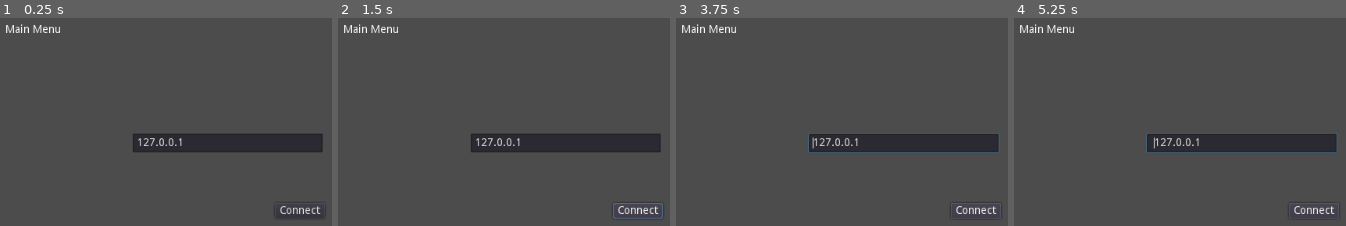
Above: before the commit, frames 1-4 (left to right).
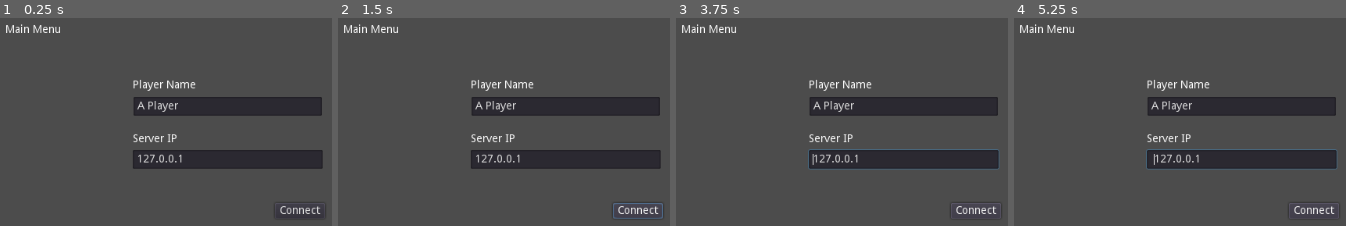
Above: after the commit, the same moments.

Repository: Wavesonics/GodotClientServer
Game: Godot game, scene res://entry/Entry.tscn
Same seed, same stepped clock (60 frames per second), same inputs: the game is played once before the commit and once after it.
Inputs:
- Up to frame 1 (0.25 s): no input
- Up to frame 2 (1.5 s): click "Connect" at 0.5 s; hold Right (ui_right) from 1.28 s (still down)
- Up to frame 3 (3.75 s): release Right (ui_right) at 2.03 s; hold Down (ui_down) 2.03-2.78 s; hold Right (ui_right) 2.78-3.53 s; hold Up (ui_up) from 3.53 s (still down)
- Up to frame 4 (5.25 s): tap Enter at 4.25 s; release Up (ui_up) at 4.28 s; hold Left (ui_left) from 4.28 s (still down); tap Space at 5 s

The runs differ from the first frame. In frame 1, 14% of the frame differs, in the area x 40-98%, y 29-73%; in frame 2, 14%; in frame 3, 15%; in frame 4, 15%, in the area x 39-98%, y 29-74%.

Commit message:
Hooray, things are working!
Players are moving in game

Diff:
--- a/client/game/ClientGame.gd
+++ b/client/game/ClientGame.gd
@@ -2,3 +2,7 @@
 
 func _ready():
 	pass
+
+remotesync func on_pre_configure_complete():
+	print("All clients are configured. Starting the game.")
+	get_tree().paused = false
--- a/client/lobby/ClientLobby.gd
+++ b/client/lobby/ClientLobby.gd
@@ -2,6 +2,8 @@
 
 func _ready():
 	ClientNetwork.connect("start_game", self, "on_start_game")
+
+	ServerNetwork.register_self(get_tree().get_network_unique_id(), ClientNetwork.localPlayerName)
 
 func _on_StartButton_pressed():
 	ClientNetwork.start_game()
--- a/client/main_menu/MainMenu.gd
+++ b/client/main_menu/MainMenu.gd
@@ -6,12 +6,11 @@
 
 func _on_ConnectButton_pressed():
 	var ip := $ServerIpLabel/ServerIp.text as String
-	connect_to_server(ip)
+	var playerName := $PlayerNameLabel/PlayerName.text as String
+	connect_to_server(playerName, ip)
 
 
-func connect_to_server(serverIp: String):
-	var playerName = "Client Guy"
-
+func connect_to_server(playerName: String, serverIp: String):
 	ClientNetwork.join_game(serverIp, playerName)
 
 
--- a/client/main_menu/MainMenu.tscn
+++ b/client/main_menu/MainMenu.tscn
@@ -17,6 +17,23 @@
 margin_bottom = 53.0
 text = "Main Menu"
 
+[node name="PlayerNameLabel" type="Label" parent="."]
+margin_left = 193.0
+margin_top = 110.0
+margin_right = 265.0
+margin_bottom = 124.0
+text = "Player Name"
+
+[node name="PlayerName" type="LineEdit" parent="PlayerNameLabel"]
+margin_left = 1.0
+margin_top = 22.0
+margin_right = 242.0
+margin_bottom = 46.0
+text = "A Player"
+__meta__ = {
+"_edit_use_anchors_": false
+}
+
 [node name="ServerIpLabel" type="Label" parent="."]
 margin_left = 193.0
 margin_top = 179.0
@@ -28,8 +45,9 @@
 }
 
 [node name="ServerIp" type="LineEdit" parent="ServerIpLabel"]
+margin_top = 21.0
 margin_right = 243.0
-margin_bottom = 24.0
+margin_bottom = 45.0
 text = "127.0.0.1"
 __meta__ = {
 "_edit_use_anchors_": false
--- a/common/game/Game.gd
+++ b/common/game/Game.gd
@@ -9,9 +9,15 @@
 
 func pre_configure():
 	var order := 0
+	var sortedPlayers = []
 	for playerId in GameData.players:
+		sortedPlayers.push_back(playerId)
+
+	sortedPlayers.sort()
+
+	for playerId in sortedPlayers:
 		spawn_player(playerId, order)
-		++order
+		order += 1
 
 	if not get_tree().is_network_server():
 		# Report that this client is done
@@ -19,8 +25,8 @@
 
 func spawn_player(playerId, order):
 	print("Creating player game object")
+
 	var player = GameData.players[playerId]
-
 	var playerName = player[GameData.PLAYER_NAME]
 
 	var scene = preload("res://common/game/Player.tscn")
@@ -29,9 +35,10 @@
 	node.set_network_master(playerId)
 	node.set_name(str(playerId))
 
-	node.position.x = 100 * order
+	node.position.x = 100 * (order + 1)
 	node.position.y = 100
-	node.set_player_name(playerName)
+
+	node.get_node("NameLabel").text = playerName
 
 	add_child(node)
 
--- a/common/game/Game.tscn
+++ b/common/game/Game.tscn
@@ -2,6 +2,5 @@
 
 [ext_resource path="res://common/game/Game.gd" type="Script" id=1]
 
-
 [node name="Game" type="Node2D"]
 script = ExtResource( 1 )
--- a/common/game/Player.gd
+++ b/common/game/Player.gd
@@ -1,9 +1,9 @@
 extends KinematicBody2D
 
-const SPEED := 1.0
+const SPEED := 50.0
 
-puppet func network_update(position: Vector2):
-	self.position = position
+puppet func network_update(networkPosition: Vector2):
+	self.position = networkPosition
 
 func _physics_process(delta):
 	if is_network_master():
--- a/networking/ClientNetwork.gd
+++ b/networking/ClientNetwork.gd
@@ -20,19 +20,14 @@
 	else:
 		return false
 
+
 func on_connected_to_server():
 	print("Connected to server.")
-	var playerId = get_tree().get_network_unique_id()
 
-	ServerNetwork.register_self(playerId, self.localPlayerName)
-	#
-	#self.broadcast_register_player(playerId, playerName)
-
-func broadcast_register_player(playerId: int, playerName: String):
-	rpc("on_register_player", playerId, playerName)
 
 func register_player(recipientId: int, playerId: int, playerName: String):
 	rpc_id(recipientId, "on_register_player", playerId, playerName)
+
 
 remote func on_register_player(playerId: int, playerName: String):
 	print(playerName)
@@ -41,8 +36,10 @@
 	emit_signal("create_player", playerId)
 	print("Total players: %d" % GameData.players.size())
 
+
 func start_game():
 	rpc("on_start_game")
 
+
 remotesync func on_start_game():
 	emit_signal("start_game")
--- a/networking/ServerNetwork.gd
+++ b/networking/ServerNetwork.gd
@@ -5,21 +5,26 @@
 func _player_connected(id):
 	print("Player connected: " + str(id))
 
-	# Catch the new player up on who is already here
-	for playerId in GameData.players:
-		if playerId != id:
-			var player = GameData.players[playerId]
-			ClientNetwork.register_player(id, playerId, player.name)
 
 # Called by clients when they connect
-func register_self(playerId, playerName):
+func register_self(playerId: int, playerName: String):
 	rpc_id(SERVER_ID, "on_register_self", playerId, playerName)
 
+
 remote func on_register_self(playerId, playerName):
+	# Register this client with the server
 	ClientNetwork.on_register_player(playerId, playerName)
 
+	# Register the new player with all existing clients
 	for curPlayerId in GameData.players:
 		ClientNetwork.register_player(curPlayerId, playerId, playerName)
+
+	# Catch the new player up on who is already here
+	for curPlayerId in GameData.players:
+		if curPlayerId != playerId:
+			var player = GameData.players[curPlayerId]
+			ClientNetwork.register_player(playerId, curPlayerId, player.name)
+
 
 func host_game() -> bool:
 	var peer = NetworkedMultiplayerENet.new()
--- a/server/game/ServerGame.gd
+++ b/server/game/ServerGame.gd
@@ -1,6 +1,6 @@
 extends "res://common/game/Game.gd"
 
-var unreadyPlayers = Dictionary()
+var unreadyPlayers := {}
 
 func _ready():
 	for playerId in GameData.players:
Not shown, added: .gitignore
Not shown, changed: export/client/ServerTest.pck
Not shown, changed: export/server/Server.pck
Not shown, added: export/server/run.sh
